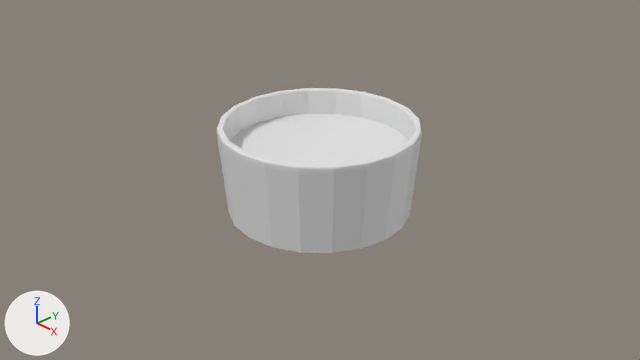
The Blender file Dean Ice Cream/ice_cream.blend, before and after one commit.
Rendered twice from the file's camera 'Camera'. Lighting does not change. The marker at lower left points along +X, +Y and +Z.
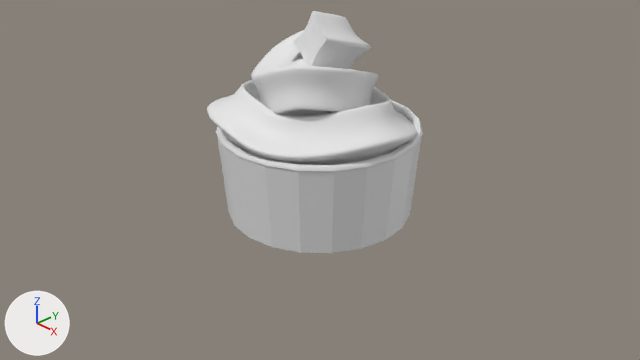
Pixel boxes (x1, y1, x2, y2) of what changed, in the pictures (640 x 360 px):
'BezierCurve', added
    after: (207, 11, 418, 165)

Edits to the bpy script that builds the scene:
```text
Add cu_beziercurve:
    cu_beziercurve = bpy.data.curves.new('BezierCurve', 'CURVE')
    cu_beziercurve.dimensions = '3D'
    _sp = cu_beziercurve.splines.new('BEZIER'); _sp.bezier_points.add(7)
    _sp.bezier_points.foreach_set('co', [-0.783, -1.042, 1.102, 1.024, -1.865, 1.159, -0.133, -3.041, 1.157, -0.975, -2.528, 1.155, -0.837, -1.142, 1.246, 0.271, -2.501, 1.839, -0.591, -1.973, 1.685, 0.101, -2.312, 2.306])
    _sp.bezier_points.foreach_set('handle_left', [-1.189, -1.225, 1.257, 0.961, -1.43, 1.05, 0.488, -2.996, 0.928, -0.797, -3.066, 1.267, -1.402, -1.311, 1.276, 0.756, -2.027, 1.805, -0.346, -2.671, 1.456, 0.382, -1.257, 1.99])
    _sp.bezier_points.foreach_set('handle_right', [0.234, -0.581, 0.715, 1.078, -2.244, 1.253, -0.374, -3.059, 1.246, -1.16, -1.966, 1.038, -0.0996, -0.922, 1.206, 0.124, -2.645, 1.849, -0.821, -1.316, 1.901, -0.105, -3.08, 2.536])
    for _p, _l, _r in zip(_sp.bezier_points, ['ALIGNED', 'ALIGNED', 'ALIGNED', 'ALIGNED', 'ALIGNED', 'ALIGNED', 'ALIGNED', 'ALIGNED'], ['ALIGNED', 'ALIGNED', 'ALIGNED', 'ALIGNED', 'ALIGNED', 'ALIGNED', 'ALIGNED', 'ALIGNED']): _p.handle_left_type = _l; _p.handle_right_type = _r
    _sp.order_u = 0
    _sp.order_v = 0
    _sp.resolution_u = 20
    cu_beziercurve.use_path = True
    cu_beziercurve.use_radius = False
    cu_beziercurve.bevel_mode = 'OBJECT'
    cu_beziercurve.bevel_profile.use_clip = True
    cu_beziercurve.bevel_resolution = 0
    cu_beziercurve.offset = 0.01
    cu_beziercurve.resolution_u = 20
    cu_beziercurve.fill_mode = 'FULL'
    cu_beziercurve.use_fill_caps = True
    cu_beziercurve.bevel_object = ob_plane
Add cu_plane:
    cu_plane = bpy.data.curves.new('Plane', 'CURVE')
    cu_plane.dimensions = '3D'
    _sp = cu_plane.splines.new('POLY'); _sp.points.add(7)
    _sp.points.foreach_set('co', [-0.314, -1.394, 0.0314, 0.0, 0.164, -0.504, 0.0, 0.0, 1.395, -0.329, 0.0, 0.0, 0.251, 0.0391, 0.0, 0.0, 0.00857, 1.346, 0.0, 0.0, -0.272, 0.154, 0.0, 0.0, -1.435, 0.00693, 0.0, 0.0, -0.39, -0.462, -0.0314, 0.0])
    _sp.order_v = 0
    _sp.resolution_v = 0
    _sp.use_cyclic_u = True
    _sp.use_endpoint_u = True
    _sp.use_smooth = False
    cu_plane.bevel_mode = 'OBJECT'
    cu_plane.fill_mode = 'FULL'
Add ob_beziercurve:
    ob_beziercurve = bpy.data.objects.new('BezierCurve', cu_beziercurve)
    ob_beziercurve.location = (0.057, 1.581, -0.09)
    ob_beziercurve.scale = (0.822, 0.822, 0.826)
    _m = ob_beziercurve.modifiers.new('Subdivision', 'SUBSURF')
    _m.levels = 2
Add ob_plane:
    ob_plane = bpy.data.objects.new('Plane', cu_plane)
    ob_plane.location = (0.0, 0.0, 2.714)
    ob_plane.rotation_euler = (0.0, 1.571, 0.0)  # degrees (0, 90, 0)
    ob_plane.scale = (0.436, 0.436, 0.436)
```
